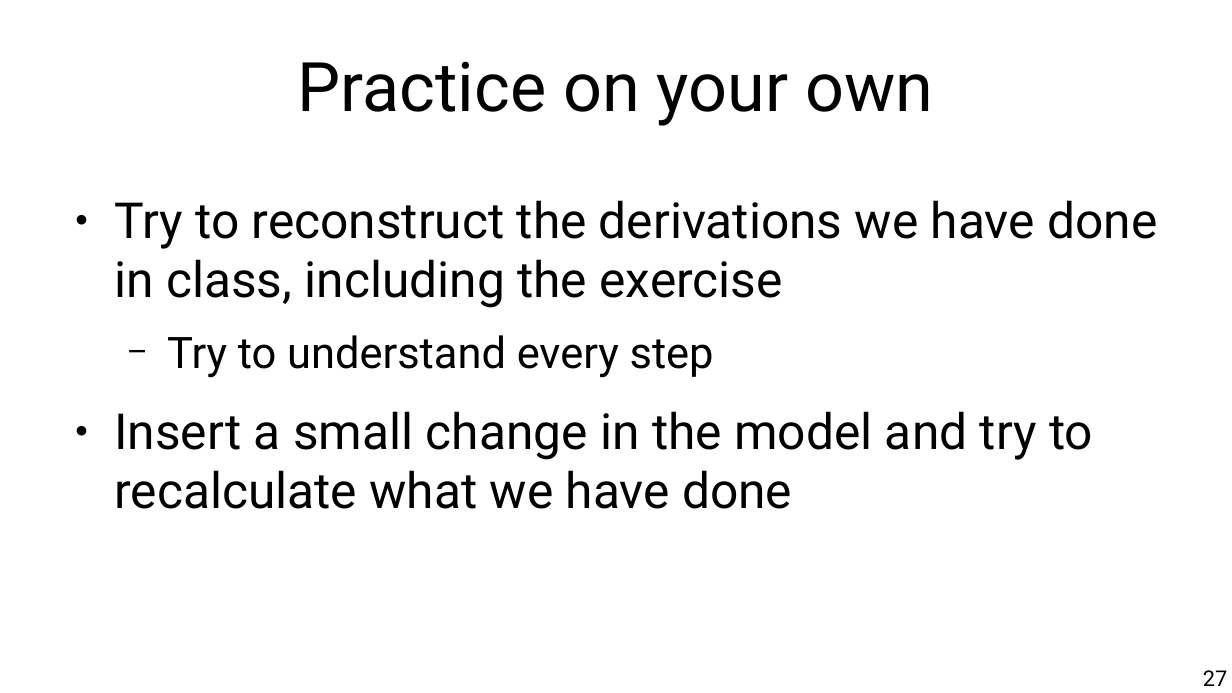
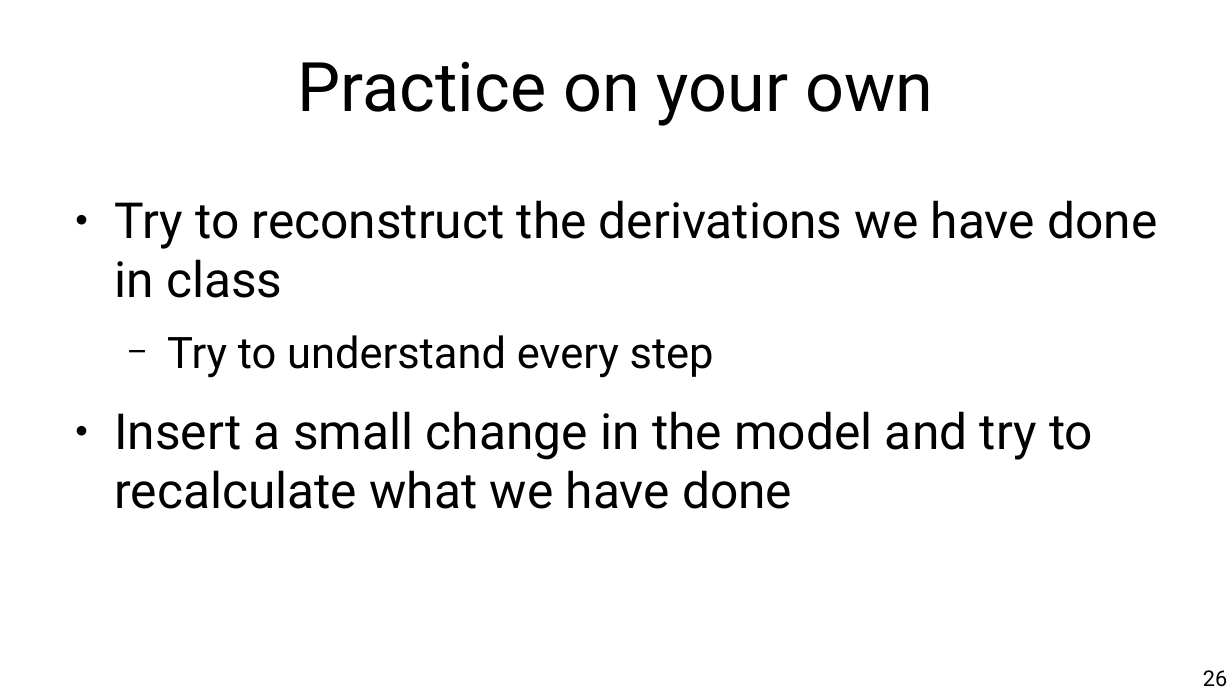
Before and after one commit to chatox/networks-science-course, a slide deck: slide 26 of theory/odp/tt12_degree_preferential_attachment.odp (slide 27 before the commit). Drawn at 1232x693 pixels with LibreOffice and Linux fonts; fonts in the diff are those of the drawing. Boxes give left, top, right and bottom in pixels: in the first picture for what was removed or moved away, otherwise in the second. Text is boxed around its words. In the diff, an @@ line names an element or a change of style, - is before the commit and + after.

```diff
--- a/theory/odp/tt12_degree_preferential_attachment.odp
+++ b/theory/odp/tt12_degree_preferential_attachment.odp
@@ text at box(114, 200, 1157, 298): text changed @@
-● Try to reconstruct the derivations we have done in class, including the exercise
+● Try to reconstruct the derivations we have done in class
@@ page number at box(1203, 670, 1227, 687): text changed @@
-27
+26
```
Also in this commit, not shown: 14 other slides changed, 3 slides added, 2 slides removed, 1 other file.
